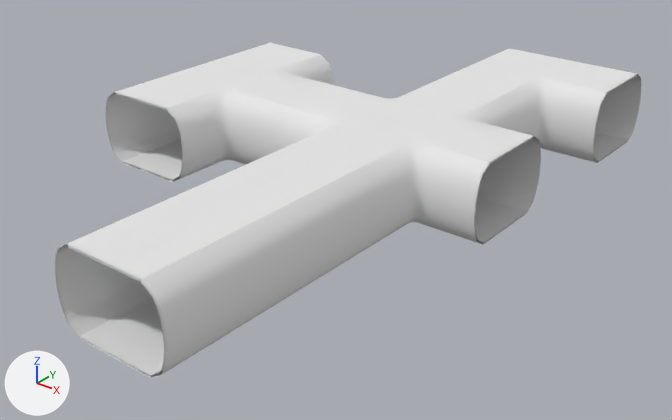
Before and after pictures for a commit that changed the Blender file DungeonGenerator/Assets/Models/tunnels.blend.
Before and after are seen from a 50 mm lens placed at (11.97, -17.49, 8.81), pointed at (-1.3, -0.91, -1.47). The lights are fixed; the arrows at lower left show +X, +Y and +Z.

The older version as bpy lines, for what is in view:
```python
me_cube = bpy.data.meshes.new('Cube')
me_cube.from_pydata(...)  # 48 vertices, 24 faces; spans x -1.5..1.5, y -3.0..3.0, z -1.0..1.0
me_cube.polygons.foreach_set('use_smooth', [True] * 24)
me_cube.materials.append(mat_material)  # white #e7e7e7
me_cube_001 = bpy.data.meshes.new('Cube.001')
me_cube_001.from_pydata(...)  # 300 vertices, 232 faces; spans x -3.0..3.0, y -3.0..3.0, z -1.0..1.0
me_cube_001.polygons.foreach_set('use_smooth', [True] * 232)
me_cube_001.materials.append(mat_material)  # white #e7e7e7
me_cube_003 = bpy.data.meshes.new('Cube.003')
me_cube_003.from_pydata(...)  # 210 vertices, 164 faces; spans x -1.5..3.0, y -3.0..3.0, z -1.0..1.0
me_cube_003.polygons.foreach_set('use_smooth', [True] * 164)
me_cube_003.materials.append(mat_material)  # white #e7e7e7
ob_crossroads = bpy.data.objects.new('crossroads', me_cube_001)
ob_crossroads.location = (0.0, 0.0, 0.0)
_m = ob_crossroads.modifiers.new('Solidify', 'SOLIDIFY')
_m.thickness = 0.05
_m.use_rim = False
_m.use_even_offset = True
_m.nonmanifold_thickness_mode = 'FIXED'
_m.nonmanifold_merge_threshold = 0.0003
ob_straight = bpy.data.objects.new('straight', me_cube)
ob_straight.location = (0.0, -6.0, 0.0)
_m = ob_straight.modifiers.new('Solidify', 'SOLIDIFY')
_m.thickness = 0.05
_m.use_rim = False
_m.use_even_offset = True
_m.nonmanifold_thickness_mode = 'FIXED'
_m.nonmanifold_merge_threshold = 0.0003
ob_t_junction = bpy.data.objects.new('t-junction', me_cube_003)
ob_t_junction.location = (-6.0, 0.0, 0.0)
_m = ob_t_junction.modifiers.new('Solidify', 'SOLIDIFY')
_m.thickness = 0.05
_m.use_rim = False
_m.use_even_offset = True
_m.nonmanifold_thickness_mode = 'FIXED'
_m.nonmanifold_merge_threshold = 0.0003
# also in view: 'corner' at (0.75, 5.25, 0.0)
```
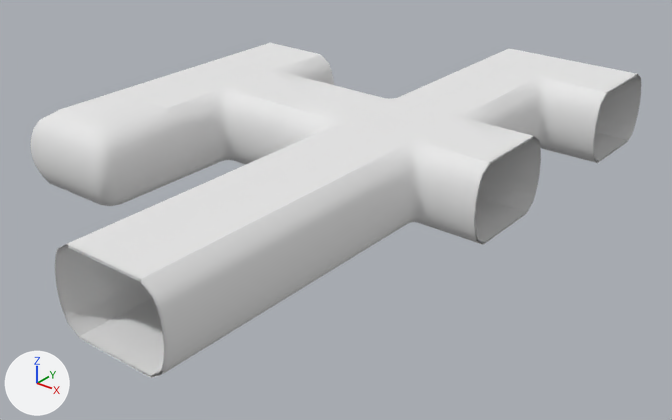
Location of each change, [x1, y1, x2, y2] in pixels of the pictures (672 x 420 px):
'dead_end', added
    after: [31, 92, 184, 206]

The change, as a diff of the scene's bpy script:
```diff
--- a/DungeonGenerator/Assets/Models/tunnels.blend.py
+++ b/DungeonGenerator/Assets/Models/tunnels.blend.py
@@ me_cube_008 @@
+me_cube_008.from_pydata(...)  # 88 vertices, 72 faces; spans x -1.5..1.5, y 0.5..3.0, z -1.0..1.0
+me_cube_008.polygons.foreach_set('use_smooth', [True] * 72)
+me_cube_008.materials.append(mat_material)  # white #e7e7e7
@@ ob_dead_end @@
+ob_dead_end = bpy.data.objects.new('dead_end', me_cube_008)
+ob_dead_end.location = (-6.0, -6.0, 0.0)
+_m = ob_dead_end.modifiers.new('Solidify', 'SOLIDIFY')
+_m.thickness = 0.05
+_m.use_rim = False
+_m.use_even_offset = True
+_m.nonmanifold_thickness_mode = 'FIXED'
+_m.nonmanifold_merge_threshold = 0.0003
```
